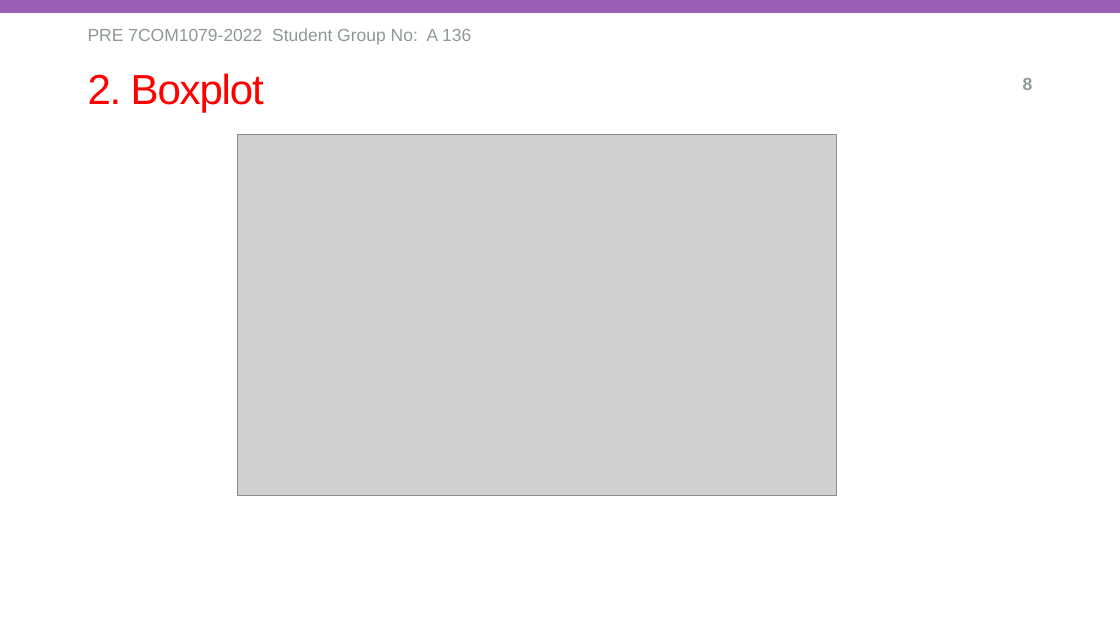
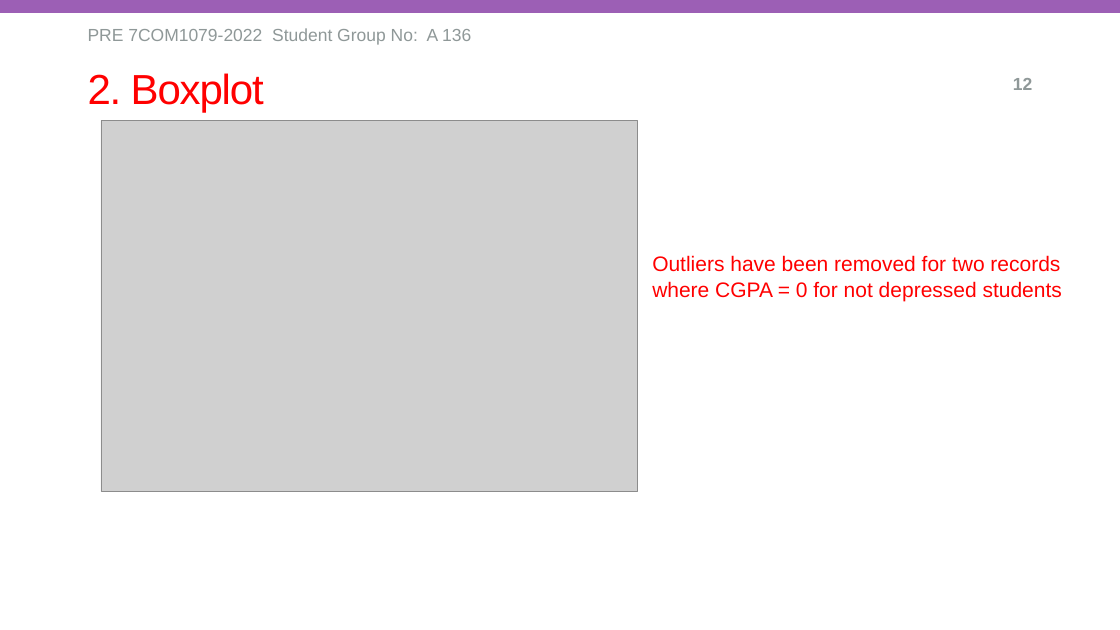
Before and after one commit to Abdoulrasheed/team-research-136, a slide deck: slide 12 of PPT and Documentations/groupA136_vis_and_analysis_student_demo_final.pptx (slide 8 before the commit). Drawn at 1120x630 pixels with LibreOffice and Linux fonts; fonts in the diff are those of the drawing; grey boxes stand for pictures; background and template pictures are left out. Boxes give left, top, right and bottom in pixels: in the first picture for what was removed or moved away, otherwise in the second. Text is boxed around its words. In the diff, an @@ line names an element or a change of style, - is before the commit and + after.

```diff
--- a/PPT and Documentations/groupA136_vis_and_analysis_student_demo_final.pptx
+++ b/PPT and Documentations/groupA136_vis_and_analysis_student_demo_final.pptx
@@ page number at (1013, 78, 1032, 90): text changed @@
-8
+12
@@ picture: place and size @@
-picture at (238, 134, 837, 497)
+picture at (101, 121, 638, 492)
@@ text added at (652, 255, 1062, 301), 18 pt, text #FF0000 @@
+Outliers have been removed for two records
+where CGPA = 0 for not depressed students
```
Also in this commit, not shown: 7 other slides changed, 5 slides added, 1 slide removed, 1 other file.
